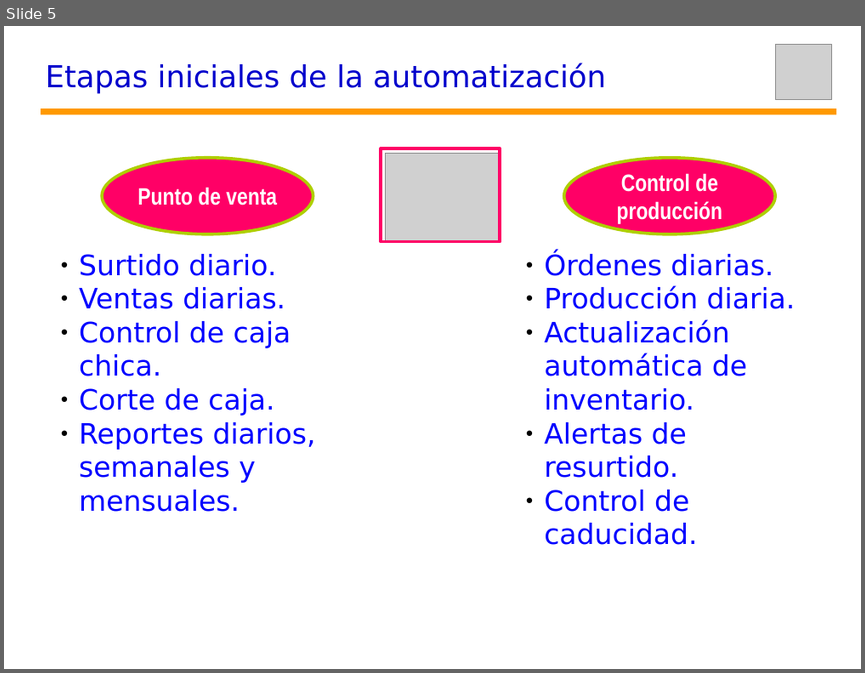
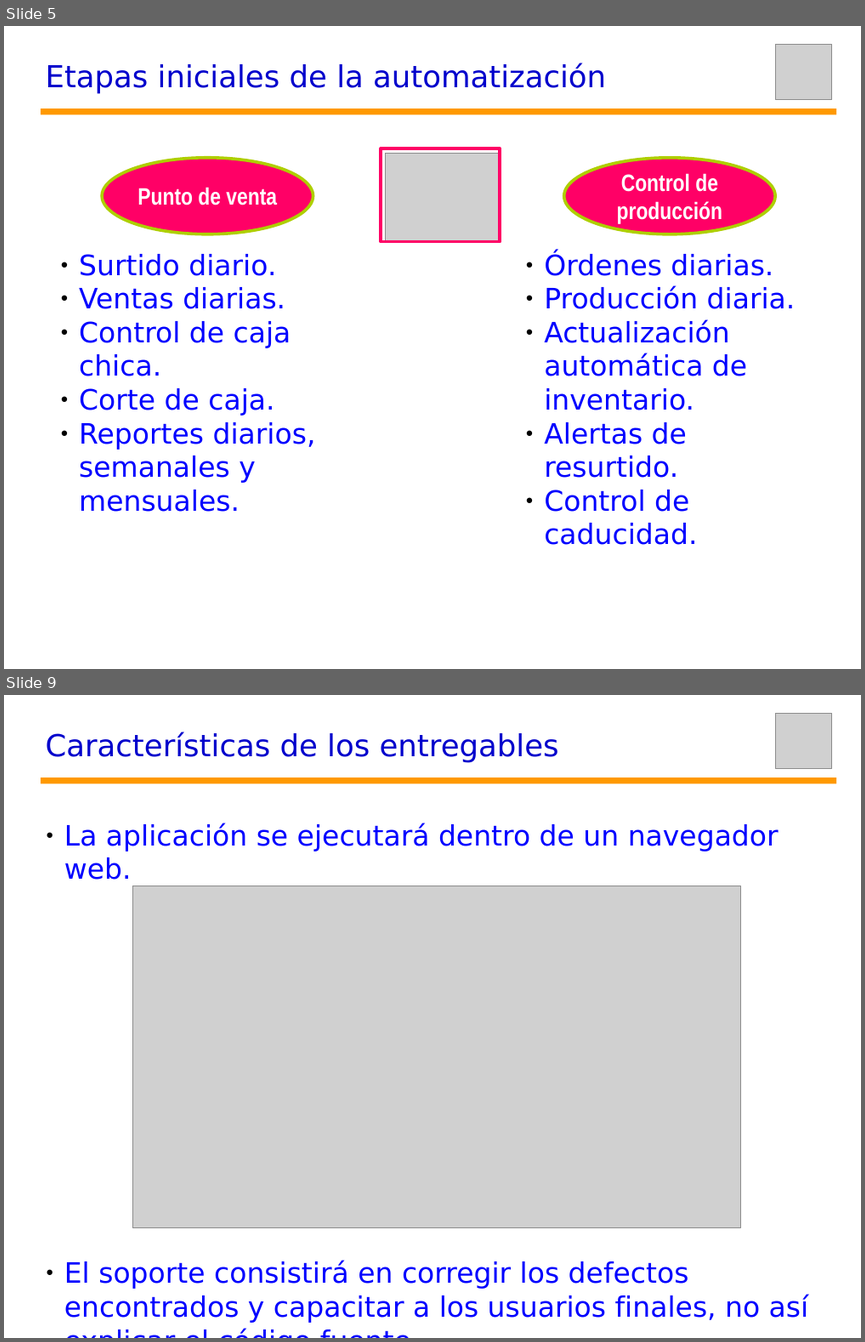
Before and after one commit to robertobarraza/Yaris, a slide deck: 0_ADM/Yaris_DCTO_PresentaciónModeloConceptual.odp. Shown one above the other, each under a label of ours: slide 5 before the commit, slides 5 and 9 after it; the slides between them are not shown. The pictures are 865x673 and 865x1342 pixels, drawn with LibreOffice and Linux fonts; fonts in the diff are those of the drawing; grey boxes stand for pictures. Boxes give left, top, right and bottom in pixels: in the first picture for what was removed or moved away, otherwise in the second. Text is boxed around its words. In the diff, an @@ line names an element or a change of style, - is before the commit and + after.

```diff
--- a/0_ADM/Yaris_DCTO_PresentaciónModeloConceptual.odp
+++ b/0_ADM/Yaris_DCTO_PresentaciónModeloConceptual.odp
@@ slide 9 added at (x1=4, y1=695, x2=861, y2=1338), background #FFFFFF @@
@@ picture added at (x1=775, y1=714, x2=831, y2=769) @@
@@ text added at (x1=46, y1=732, x2=559, y2=762), 28 pt, text #0000CC @@
+Características de los entregables
@@ line added from (41, 781) to (837, 781), #FF9900 5.67 pt @@
@@ text added at (x1=64, y1=823, x2=809, y2=1322), 26 pt, text #0000FF @@
+● La aplicación se ejecutará dentro de un navegador web.
+● El soporte consistirá en corregir los defectos encontrados y capacitar a los usuarios finales, no así explicar el código fuente.
@@ picture added at (x1=132, y1=885, x2=740, y2=1228) @@
```
Also in this commit, not shown: 3 slides changed, 3 other slides added.
